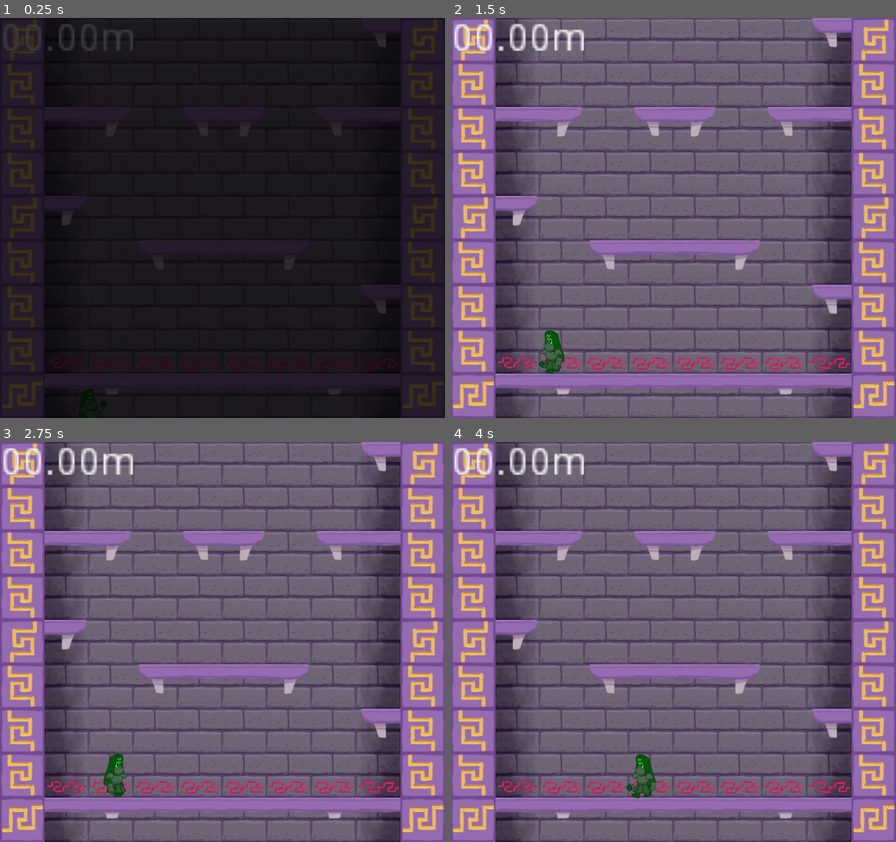
Above: before the commit, frames 1-4 (two rows, left to right).
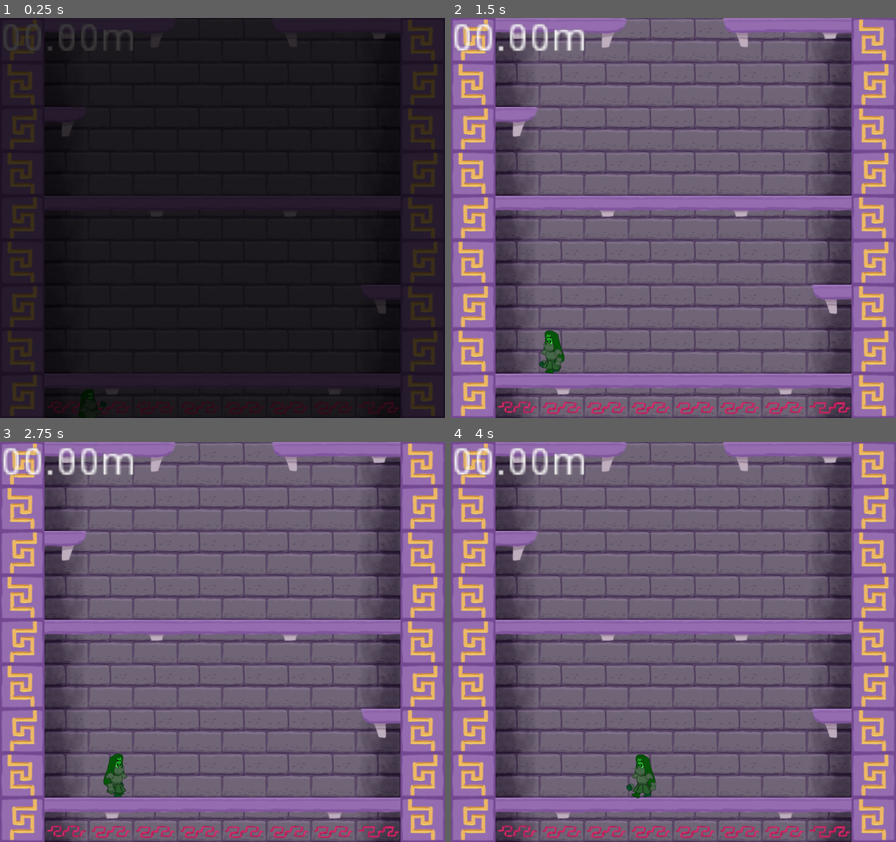
Above: after the commit, the same moments.

Repository: brazmogu/gameoff2019
Game: Godot game, scene res://Scene/Sandbox.tscn
Two runs of this game, one before a commit and one after it. Both use one fixed random seed, a clock stepped at 60 frames per second and the inputs below.
Inputs:
- Up to frame 1 (0.25 s): no input
- Up to frame 2 (1.5 s): tap Enter (ui_accept) at 0.5, 0.77 s; hold Right (ui_right) 0.53-1.28 s; hold Left (ui_left) from 1.28 s (still down)
- Up to frame 3 (2.75 s): tap Enter (ui_accept) at 1.52 s; release Left (ui_left) at 2.03 s; hold Right (ui_right) from 2.03 s (still down)
- Up to frame 4 (4 s): release Right (ui_right) at 2.78 s; hold Up (ui_up) 2.78-3.53 s; tap Enter (ui_accept) at 3.02, 3.77 s; hold Left (ui_left) from 3.53 s (still down)

The runs differ from the first frame. In frame 1, 0.8% of the frame differs, in the area x 0-100%, y 0-99%; in frame 2, 13%; in frame 3, 13%, in the area x 0-100%, y 0-100%; in frame 4, 13%.

Commit message:
Set game to start with the correct segments

Diff:
--- a/Scene/Sandbox.tscn
+++ b/Scene/Sandbox.tscn
@@ -22,7 +22,7 @@
 
 [node name="Generator" type="Node2D" parent="."]
 script = ExtResource( 4 )
-base = "res://Prefab/Tower/TowerBase.tscn"
+base = "res://Tower/TowerBase.tscn"
 playerNode = NodePath("../Midori")
 cameraNode = NodePath("../Camera")
 
@@ -34,6 +34,6 @@
 position = Vector2( 0, -72 )
 zoom = Vector2( 0.25, 0.25 )
 fadeOutPath = NodePath("../Fade UI")
-followThreshold = Vector2( 0, 32 )
-focusOffset = Vector2( 0, -72 )
+followThreshold = Vector2( 0, 24 )
+focusOffset = Vector2( 0, -64 )
 [connection signal="ready" from="." to="Fade UI" method="fade_in"]
